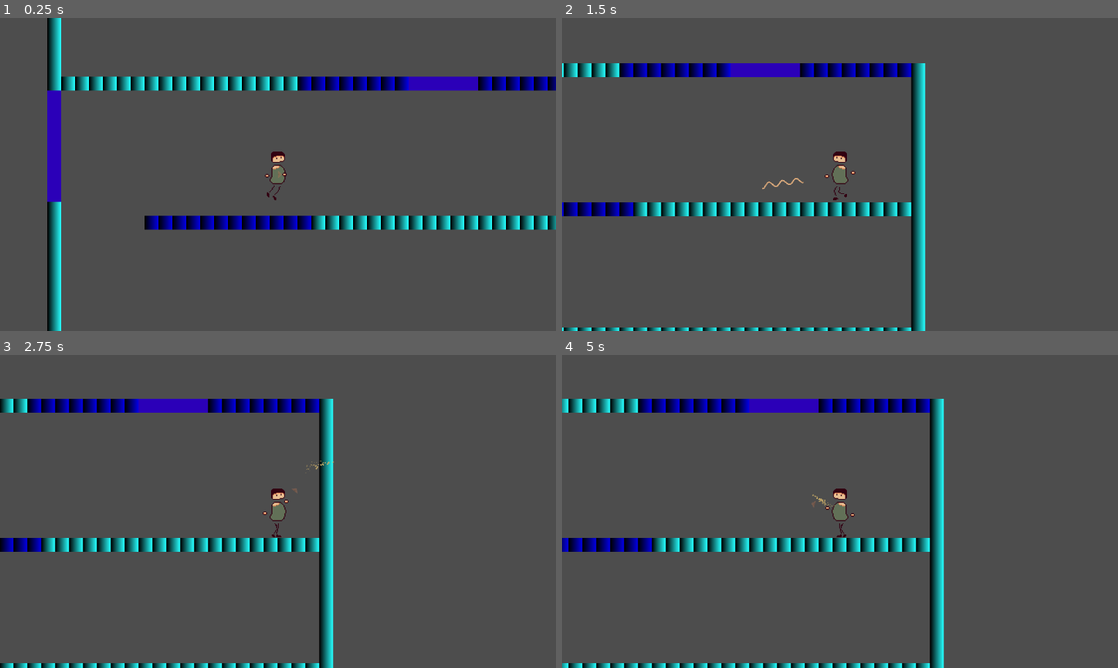
Above: before the commit, frames 1-4 (two rows, left to right).
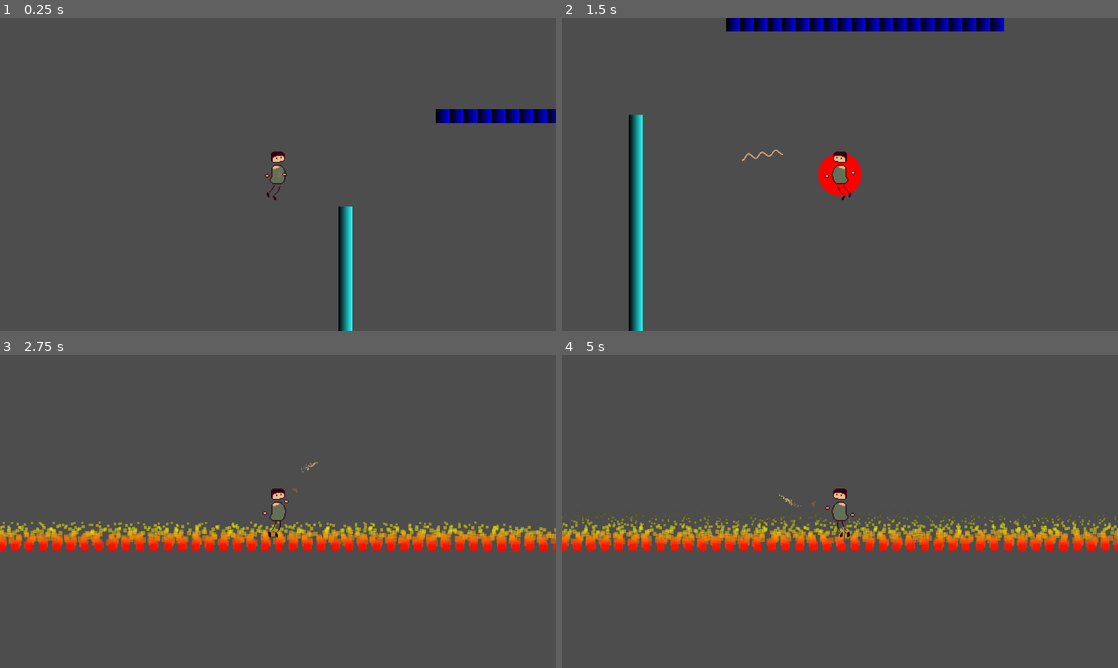
Above: after the commit, the same moments.

Repository: deejai/GodotWildJam55
Game: Godot game, scene res://Levels/Level4.tscn
Same seed, same stepped clock (60 frames per second), same inputs: the game is played once before the commit and once after it. This scene is started directly instead of the project's main scene.
Inputs (mouse positions are in pixels of both pictures, inside the frame that each line leads up to):
- Up to frame 1 (0.25 s): no input
- Up to frame 2 (1.5 s): move the mouse to (962, 158) at 0.52 s; hold D (walk_right) 0.53-1.28 s; tap Space (explode) at 0.6 s; move the mouse to (728, 190) at 1.27 s; hold A (walk_left) from 1.28 s (still down); click (728, 190) at 1.35 s
- Up to frame 3 (2.75 s): move the mouse to (333, 442) at 2.02 s; release A (walk_left) at 2.03 s; hold D (walk_right) from 2.03 s (still down); right-click (333, 442) at 2.1 s
- Up to frame 4 (5 s): move the mouse to (812, 574) at 2.77 s; tap Space (explode) at 2.85 s; move the mouse to (1006, 558) at 3.52 s; release D (walk_right) at 3.53 s; hold A (walk_left) from 3.53 s (still down); click (1006, 558) at 3.6 s; move the mouse to (673, 464) at 4.27 s; right-click (673, 464) at 4.35 s

The runs differ from the first frame. In frame 1, 12% of the frame differs, in the area x 8-100%, y 0-100%; in frame 2, 13%; in frame 3, 12%; in frame 4, 13%, in the area x 0-100%, y 14-100%.

Commit message:
updates

Diff:
--- a/Construction/BreakableWall.gd
+++ b/Construction/BreakableWall.gd
@@ -14,8 +14,6 @@
 
 
 func _on_area_2d_body_entered(body):
-	print("TEST")
-	if body is RigidBody2D:
-		if body.linear_velocity.length() > 250:
-			print(body.linear_velocity.length())
+	if body is Player:
+		if body.breaking_speed:
 			queue_free()
--- a/Levels/Level4.tscn
+++ b/Levels/Level4.tscn
@@ -72,4 +72,4 @@
 layer_0/tile_data = PackedInt32Array(8192062, 0, 65536, 8192063, 0, 65536, 8192064, 0, 65536, 8192065, 0, 65536, 819206 …(5768 unchanged characters)…
 
 [node name="Player" parent="." instance=ExtResource("4_7efus")]
-position = Vector2(4563, 3589)
+position = Vector2(2261, 3226)
